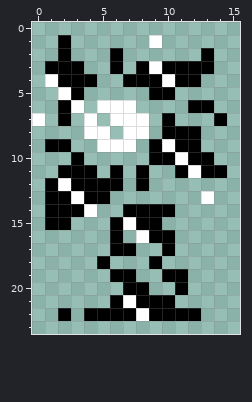
Edited in one commit: pixel-art file (Textures/WingyTextures/beviddiancrytus.aseprite). Above, as it was before the edit.
16x24 pixels, 1 frame.
After:
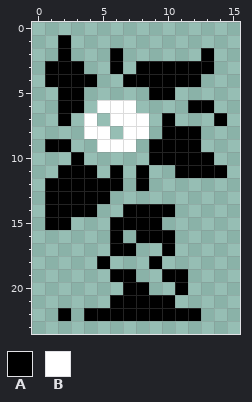
Palette (. is transparent): A #000000  B #ffffff
From old to new:
Layer "Layer 1":
y 1: x 9 B -> .
y 3: x 9 B -> A
y 4: x 1 B -> A; x 10 B -> A
y 5: x 2 B -> A
y 6: x 3 B -> A
y 7: x 0 B -> .
y 9: x 10 B -> A
y 10: x 11 B -> A
y 11: x 12 B -> A
y 12: x 2 B -> A
y 13: x 3 B -> A; x 13 B -> .
y 14: x 4 B -> A
y 15: x 7 B -> A
y 16: x 8 B -> A
y 21: x 7 B -> A
y 22: x 8 B -> A
Boxes around the changes in both pictures, in picture pixels (x1, y1, x2, y2):
changed: (149, 35, 175, 87)
changed: (32, 74, 84, 126)
changed: (162, 139, 214, 204)
changed: (58, 178, 149, 243)
changed: (123, 295, 149, 321)
